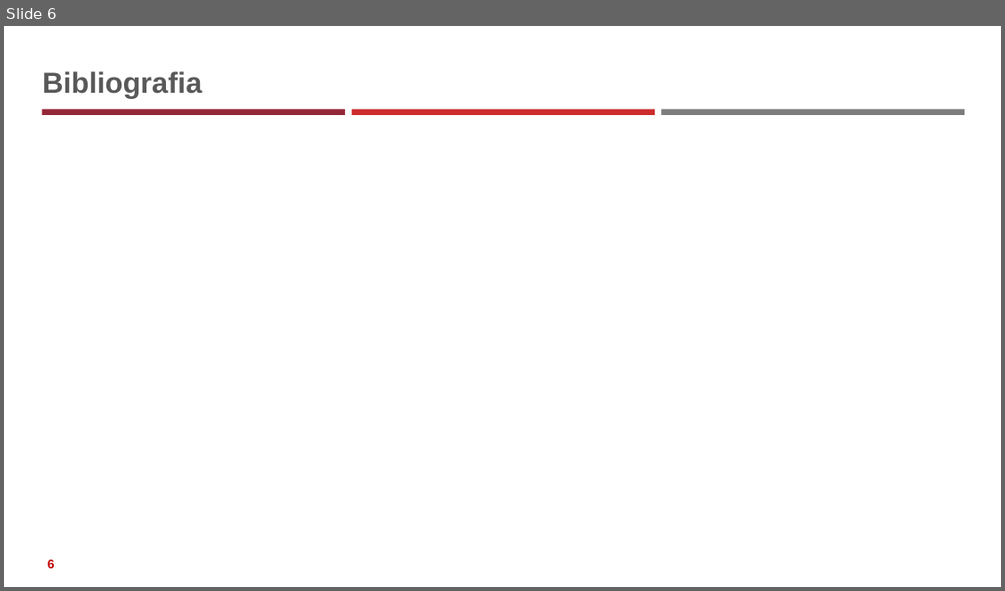
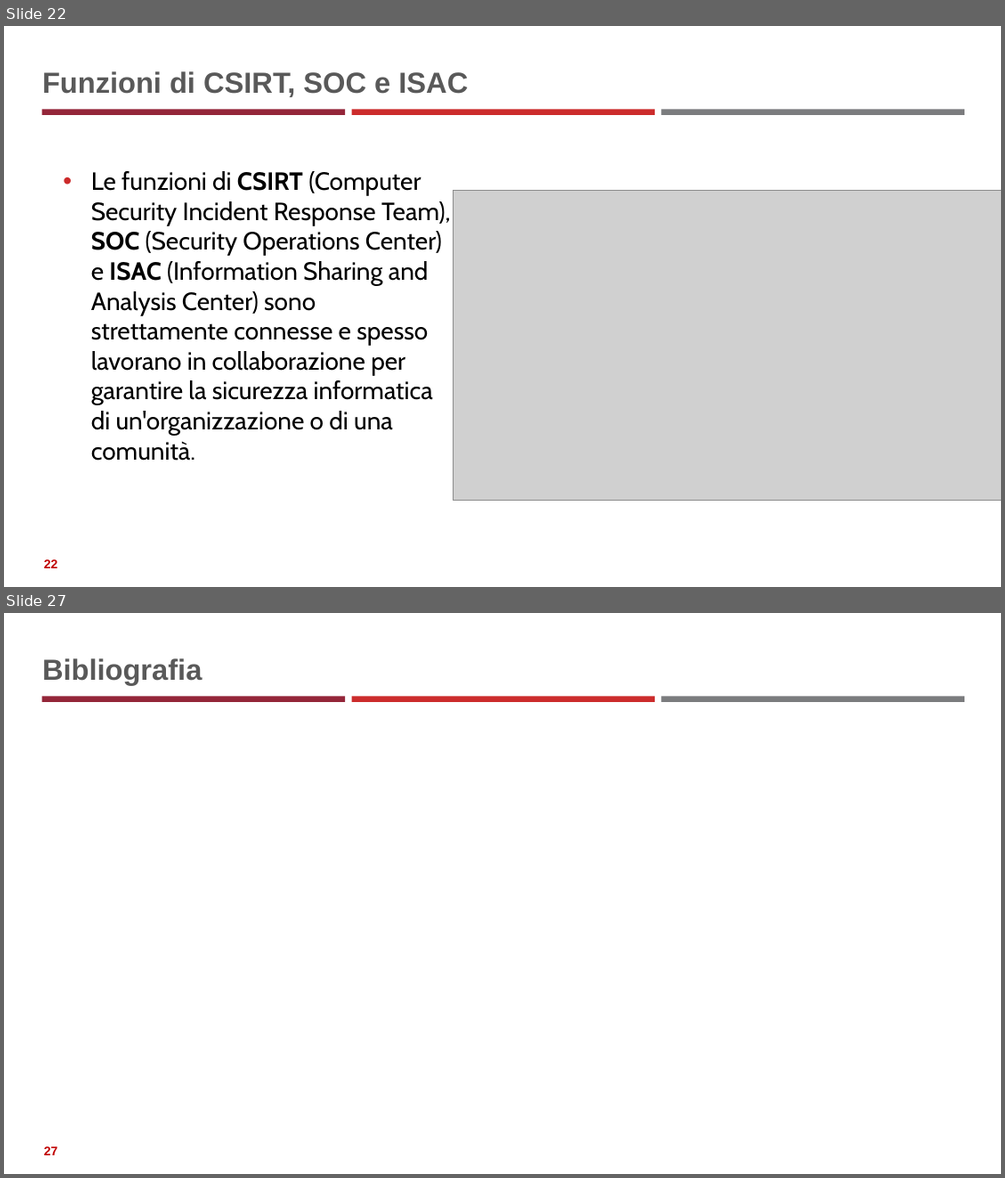
Before and after one commit to neural1977/data_science_interview_material, a slide deck: Cybersecurity/Fondamenti_di_Cybersicurezza.pptx. Shown one above the other, each under a label of ours: slide 6 before the commit, slides 22 and 27 after it; the slides between them are not shown. The pictures are 1005x591 and 1005x1178 pixels, drawn with LibreOffice and Linux fonts; fonts in the diff are those of the drawing; grey boxes stand for pictures. Boxes give left, top, right and bottom in pixels: in the first picture for what was removed or moved away, otherwise in the second. Text is boxed around its words. In the diff, an @@ line names an element or a change of style, - is before the commit and + after.

```diff
--- a/Cybersecurity/Fondamenti_di_Cybersicurezza.pptx
+++ b/Cybersecurity/Fondamenti_di_Cybersicurezza.pptx
@@ slide 22 added at (4, 26, 1001, 587), background #FFFFFF; not listed: 3 template elements that a slide beside it also shows @@
@@ title added at (42, 71, 468, 97), 28 pt, text #595959, bold @@
+Funzioni di CSIRT, SOC e ISAC
@@ text added at (91, 171, 451, 460), 24 pt, text #000000 @@
+• Le funzioni di CSIRT (Computer Security Incident Response Team), SOC (Security Operations Center) e ISAC (Information Sharing and Analysis Center) sono strettamente connesse e spesso lavorano in collaborazione per garantire la sicurezza informatica di un'organizzazione o di una comunità.
@@ picture added at (453, 191, 1001, 500) @@
@@ page number added at (44, 559, 58, 568), 12 pt, text #C00000, bold @@
+22
@@ what was slide 6 is now slide 27 @@
@@ page number at (44, 1146, 58, 1155): text changed @@
-6
+27
```
Also in this commit, not shown: 20 other slides added, 34 other files.
